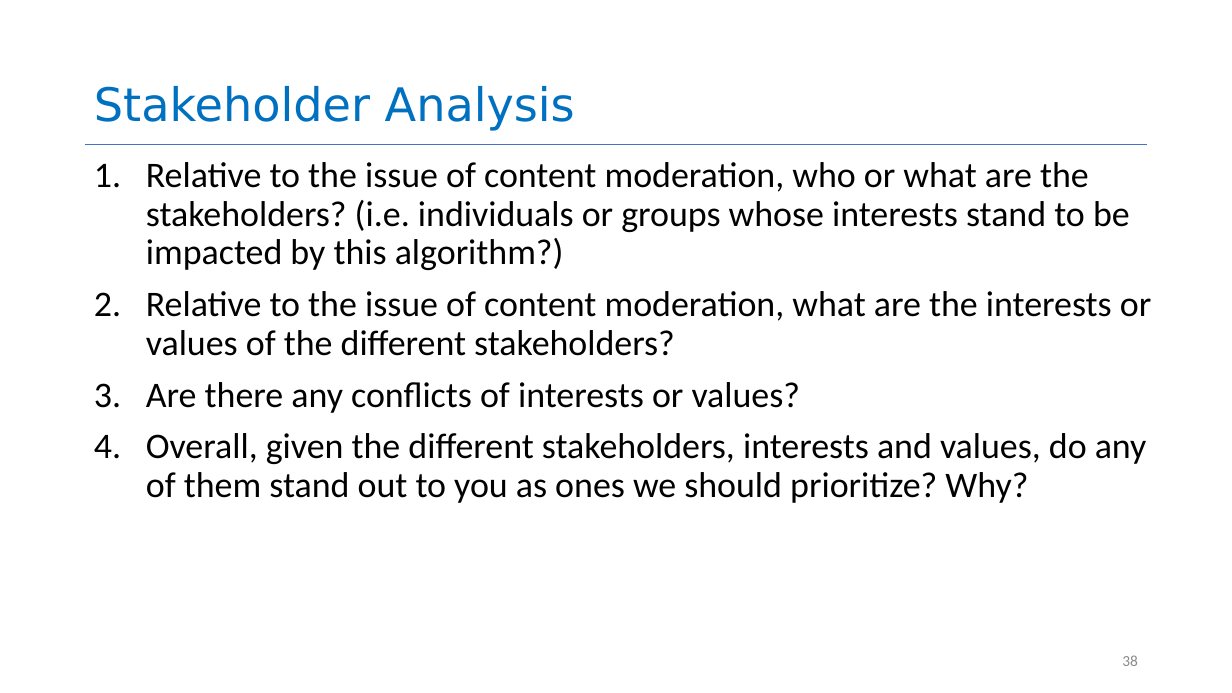
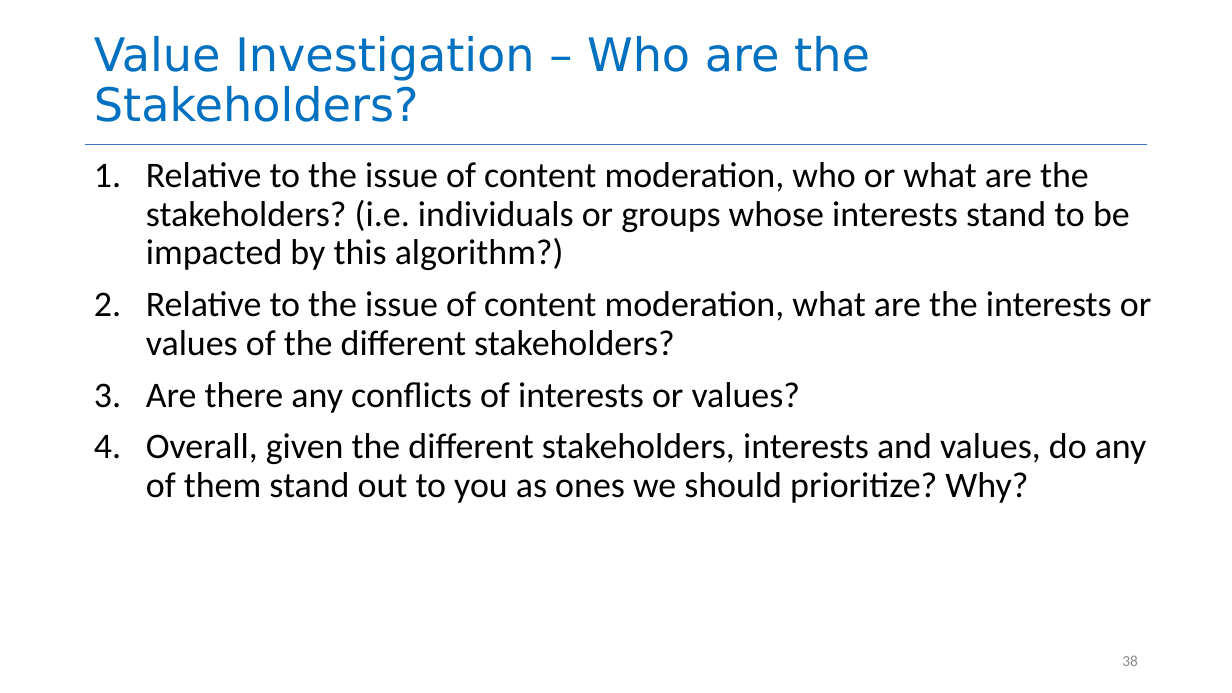
Before and after one commit to yashburshe/CS4530-Fall-2025, a slide deck: slide 38 of Slides/Module 01.2 Requirements Gathering.pptx. Drawn at 1232x693 pixels with LibreOffice and Linux fonts; fonts in the diff are those of the drawing. Boxes give left, top, right and bottom in pixels: in the first picture for what was removed or moved away, otherwise in the second. Text is boxed around its words. In the diff, an @@ line names an element or a change of style, - is before the commit and + after.

```diff
--- a/Slides/Module 01.2 Requirements Gathering.pptx
+++ b/Slides/Module 01.2 Requirements Gathering.pptx
@@ title at (94, 36, 870, 122): text changed @@
-Stakeholder Analysis
+Value Investigation – Who are the Stakeholders?
```
Also in this commit, not shown: 6 other slides changed, 3 other files.
